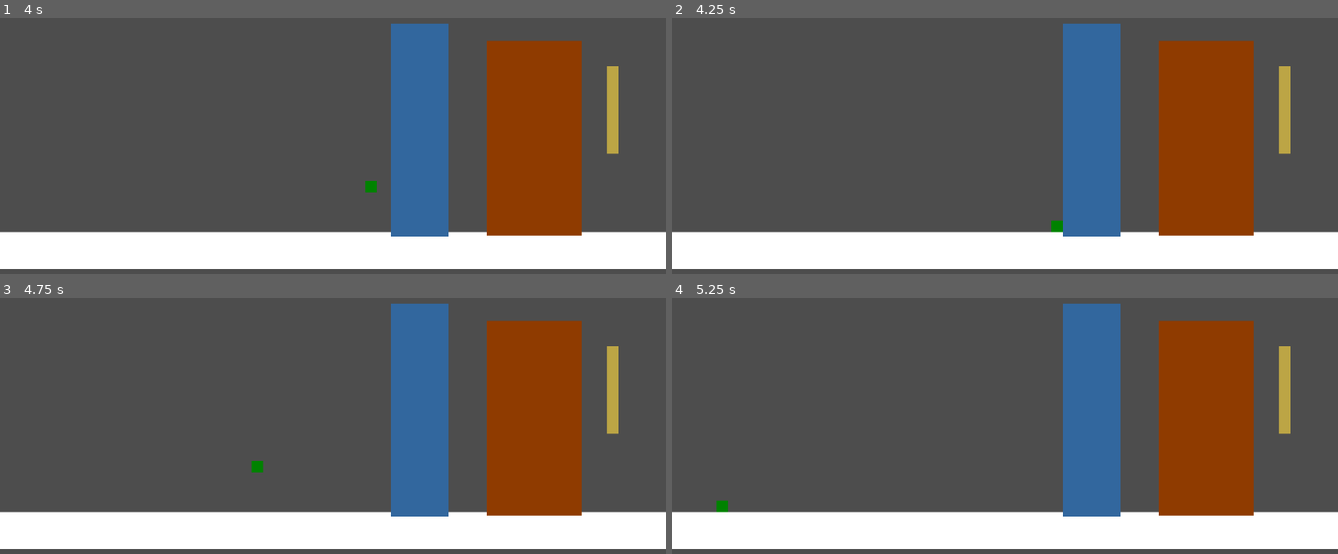
Above: before the commit, frames 1-4 (two rows, left to right).
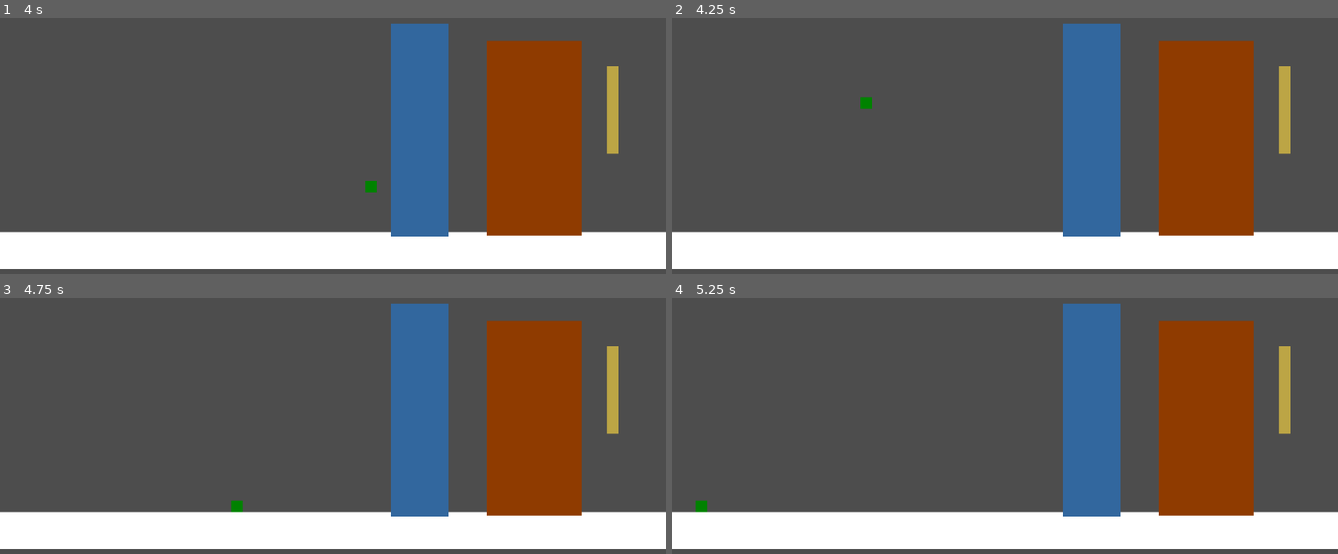
Above: after the commit, the same moments.

Repository: Ssssoar/Project-Olympus
Game: Godot game, scene res://scenes/test_scene.tscn
Same seed, same stepped clock (60 frames per second), same inputs: the game is played once before the commit and once after it.
Inputs:
- Up to frame 1 (4 s): tap Enter at 0.5 s; hold D (Right) 0.53-2.03 s; tap Q (PickL) at 0.6, 2.1, 3.6 s; tap Space (Jump) at 0.77, 1.52, 3.02, 3.77 s; tap E (PickR) at 1.35, 2.85 s; hold A (Left) 2.03-2.78 s; hold D (Right) from 2.78 s (still down)
- Up to frame 2 (4.25 s): keep holding D (Right); tap F2 (TEST_RESET, bound only after the commit) at 4.15 s
- Up to frame 3 (4.75 s): release D (Right) at 4.28 s; hold A (Left) from 4.28 s (still down); tap E (PickR) at 4.35 s; tap Space (Jump) at 4.52 s
- Up to frame 4 (5.25 s): release A (Left) at 5.03 s; hold D (Right) from 5.03 s (still down); tap Q (PickL) at 5.1 s

Frame 1 is identical in both runs. In frame 2, 0.2% of the frame differs, in the area x 28-59%, y 30-84%; in frame 3, 0.2%; in frame 4, 0.2%.

Commit message:
Scene Reset + Level Manager. Yaaaaay
Yaaaaay

Diff:
--- a/project.godot
+++ b/project.godot
@@ -18,6 +18,7 @@
 [autoload]
 
 Enums="*res://scripts/enums.gd"
+LevelLoader="*res://scenes/managers/level_loader.tscn"
 
 [file_customization]
 
@@ -59,3 +60,8 @@
 "events": [Object(InputEventKey,"resource_local_to_scene":false,"resource_name":"","device":-1,"window_id":0,"alt_press …(192 unchanged characters)…
 ]
 }
+TEST_RESET={
+"deadzone": 0.2,
+"events": [Object(InputEventKey,"resource_local_to_scene":false,"resource_name":"","device":-1,"window_id":0,"alt_pressed":false,"shift_pressed":false,"ctrl_pressed":false,"meta_pressed":false,"pressed":false,"keycode":0,"physical_keycode":4194333,"key_label":0,"unicode":0,"location":0,"echo":false,"script":null)
+]
+}
--- /dev/null
+++ b/resources/level_data/level_data.gd
@@ -0,0 +1,12 @@
+class_name LevelData extends Resource
+##this is to store any additional data the level loader might need while loading a scene
+
+@export var name: String
+@export var packed_scene: PackedScene
+
+func _init(
+	p_name = "",
+	p_packed_scene = null
+):
+	name = p_name
+	packed_scene = p_packed_scene
--- /dev/null
+++ b/resources/level_data/test_level.tres
@@ -0,0 +1,10 @@
+[gd_resource type="Resource" script_class="LevelData" load_steps=3 format=3 uid="uid://deyqhycw2ah0t"]
+
+[ext_resource type="Script" uid="uid://n8dmlmdh8rxj" path="res://resources/level_data/level_data.gd" id="1_bej3v"]
+[ext_resource type="PackedScene" uid="uid://dajn15ecvmknd" path="res://scenes/test_scene.tscn" id="1_uwvxs"]
+
+[resource]
+script = ExtResource("1_bej3v")
+name = "test"
+packed_scene = ExtResource("1_uwvxs")
+metadata/_custom_type_script = "uid://n8dmlmdh8rxj"
--- /dev/null
+++ b/scenes/managers/level_loader.tscn
@@ -0,0 +1,9 @@
+[gd_scene load_steps=4 format=3 uid="uid://bcnkbgcdup1ph"]
+
+[ext_resource type="Script" uid="uid://iu1np6jxomqk" path="res://scripts/managers/level_loader.gd" id="1_g4db6"]
+[ext_resource type="Script" uid="uid://n8dmlmdh8rxj" path="res://resources/level_data/level_data.gd" id="2_ynuys"]
+[ext_resource type="Resource" uid="uid://deyqhycw2ah0t" path="res://resources/level_data/test_level.tres" id="3_1wchc"]
+
+[node name="LevelLoader" type="Node"]
+script = ExtResource("1_g4db6")
+scene_library = Array[ExtResource("2_ynuys")]([ExtResource("3_1wchc")])
--- a/scenes/player.tscn
+++ b/scenes/player.tscn
@@ -63,7 +63,6 @@
 
 [node name="PlayerMovementStateMachine" type="Node" parent="."]
 script = ExtResource("5_fjrip")
-chatty = true
 metadata/_custom_type_script = "uid://dn8383bawnrav"
 
 [node name="WalkMovement" type="Node" parent="PlayerMovementStateMachine" node_paths=PackedStringArray("impulse_cooldown_timer")]
--- a/scenes/test_scene.tscn
+++ b/scenes/test_scene.tscn
@@ -1,6 +1,7 @@
-[gd_scene load_steps=8 format=3 uid="uid://dajn15ecvmknd"]
+[gd_scene load_steps=9 format=3 uid="uid://dajn15ecvmknd"]
 
 [ext_resource type="PackedScene" uid="uid://bqrekrucoblsp" path="res://scenes/player.tscn" id="1_g7g4h"]
+[ext_resource type="Script" uid="uid://dpoh0jqgiqnl6" path="res://scripts/levels/level.gd" id="1_qjeyg"]
 [ext_resource type="PackedScene" uid="uid://civ8lbqtyfv5j" path="res://scenes/bounce_ground.tscn" id="2_j8ivh"]
 [ext_resource type="PackedScene" uid="uid://c1jqshqrv3248" path="res://scenes/shatter_ground.tscn" id="3_nd71p"]
 [ext_resource type="PackedScene" uid="uid://c0quxs2hblhaa" path="res://scenes/cling_ground.tscn" id="4_7ddre"]
@@ -15,6 +16,8 @@
 gradient = SubResource("Gradient_wtsjf")
 
 [node name="Node2D" type="Node2D"]
+script = ExtResource("1_qjeyg")
+level_name = "test"
 
 [node name="StaticBody2D" type="StaticBody2D" parent="."]
 position = Vector2(550, 600)
--- /dev/null
+++ b/scripts/levels/level.gd
@@ -0,0 +1,3 @@
+class_name Level extends Node
+
+@export var level_name: String
--- /dev/null
+++ b/scripts/managers/level_loader.gd
@@ -0,0 +1,35 @@
+extends Node
+
+@export var scene_library: Array[LevelData]
+var current_level_data: LevelData
+var current_scene = null
+
+func _ready() -> void:
+	var root = get_tree().root
+	current_scene = root.get_child(-1)
+	current_level_data = find_level_data((current_scene as Level).level_name)
+	if current_level_data == null:
+		printerr("[LEVEL LOADER]: Current level's name " + (current_scene as Level).level_name + " doesn't match any level in the scene library")
+
+func _process(_delta: float) -> void:
+	if (Input.is_action_just_pressed("TEST_RESET")):
+		reload_scene()
+
+func reload_scene():
+	load_level_data.call_deferred(current_level_data)
+
+func load_scene_by_name(scene_name: String):
+	var level_data = find_level_data(scene_name)
+	load_level_data.call_deferred(level_data)
+
+func find_level_data(scene_name) -> LevelData:
+	for level_data in scene_library:
+		if level_data.name == scene_name:
+			return level_data
+	return null
+
+func load_level_data(level_data: LevelData):
+	current_scene.free()
+	current_scene = level_data.packed_scene.instantiate()
+	get_tree().root.add_child(current_scene)
+	get_tree().current_scene = current_scene
Not shown, added: resources/level_data/level_data.gd.uid
Not shown, added: scripts/levels/level.gd.uid
Not shown, added: scripts/managers/level_loader.gd.uid
